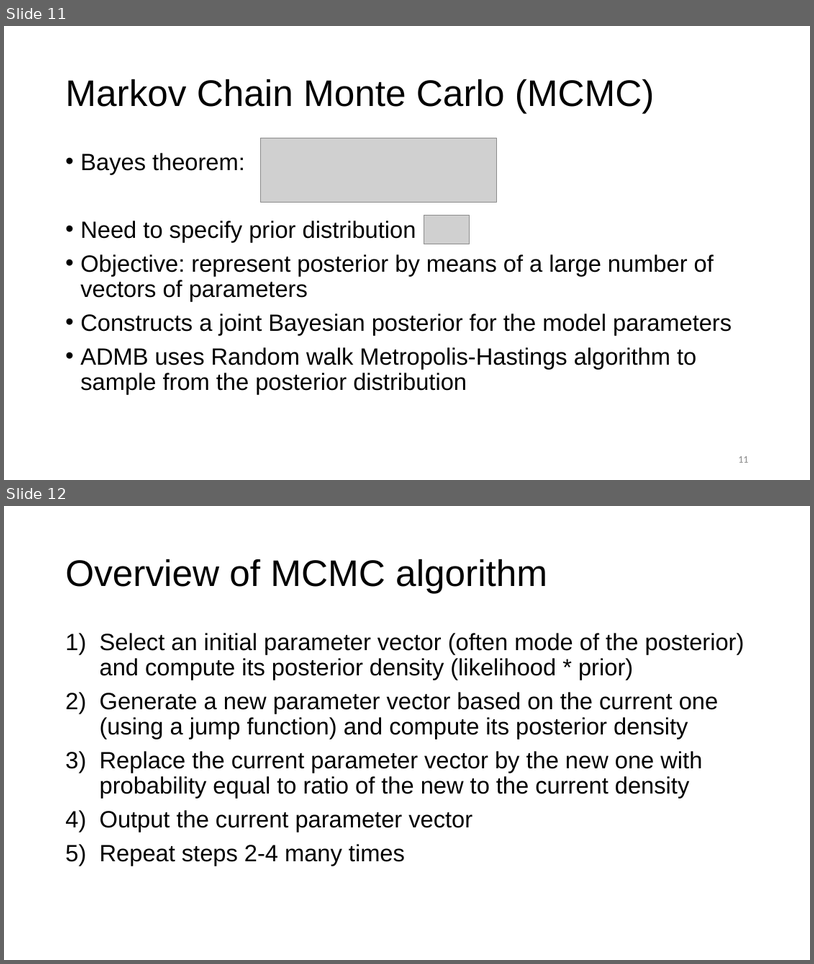
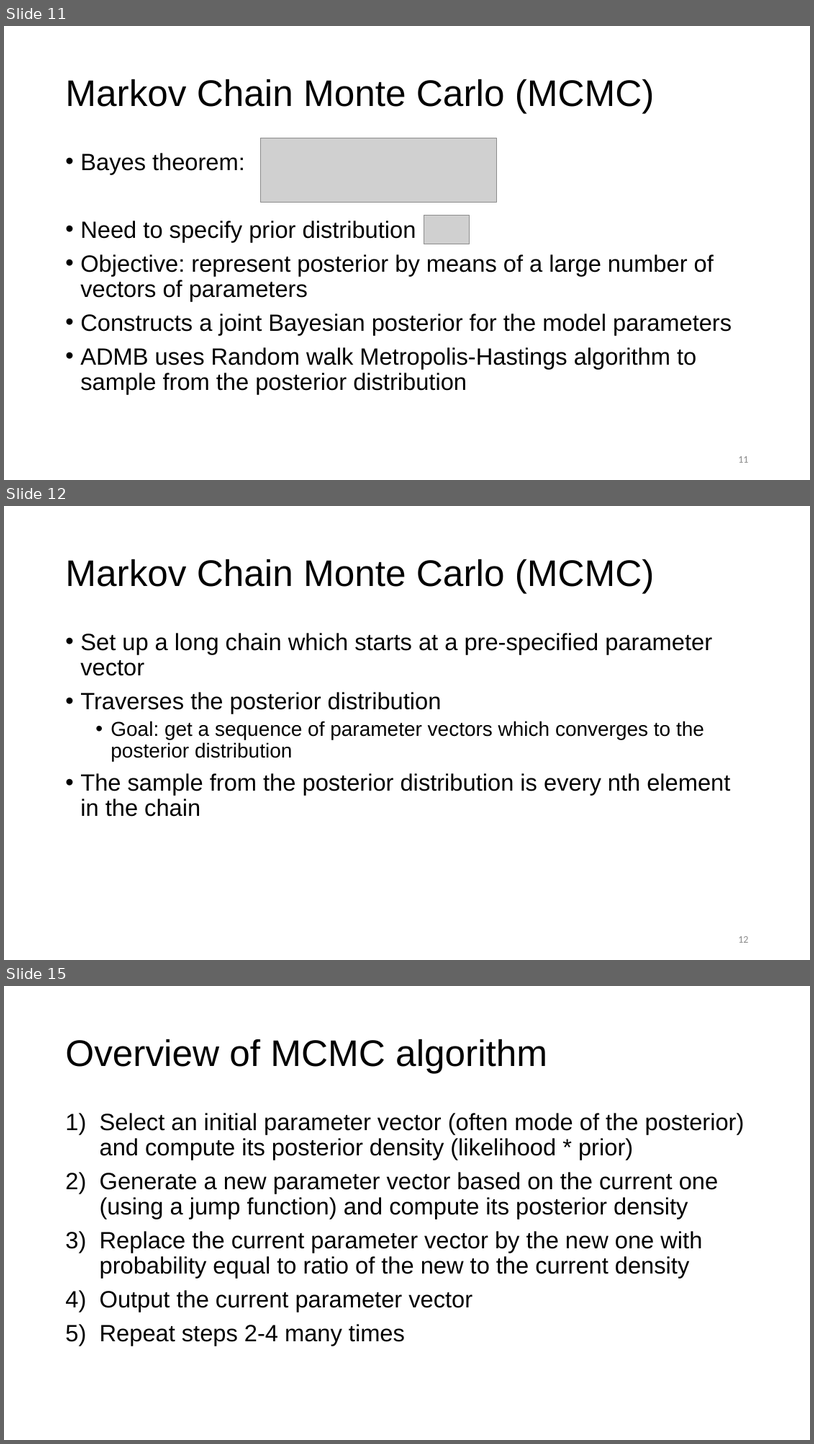
Before and after one commit to merrillrudd/ADMB_course, a slide deck: Day2/2c_Uncertainty/Uncertainty.pptx. Shown one above the other, each under a label of ours: slides 11 and 12 before the commit, slides 11, 12 and 15 after it; the slides between them are not shown. The pictures are 814x964 and 814x1444 pixels, drawn with LibreOffice and Linux fonts; fonts in the diff are those of the drawing; grey boxes stand for pictures. Boxes give left, top, right and bottom in pixels: in the first picture for what was removed or moved away, otherwise in the second. Text is boxed around its words. In the diff, an @@ line names an element or a change of style, - is before the commit and + after.

```diff
--- a/Day2/2c_Uncertainty/Uncertainty.pptx
+++ b/Day2/2c_Uncertainty/Uncertainty.pptx
@@ slide 12 added at <box>4,506,810,960</box>, background #FFFFFF @@
@@ title added at <box>65,559,655,593</box>, 44 pt, text #000000 @@
+Markov Chain Monte Carlo (MCMC)
@@ text added at <box>80,633,730,816</box>, 28 pt, text #000000 @@
+• Set up a long chain which starts at a pre-specified parameter vector
+• Traverses the posterior distribution
+  • Goal: get a sequence of parameter vectors which converges to the posterior distribution
+• The sample from the posterior distribution is every nth element in the chain
@@ page number added at <box>738,936,748,942</box>, 12 pt, text #8C8C8C @@
+12
@@ what was slide 12 is now slide 15 @@
```
Also in this commit, not shown: 1 slide changed, 3 other slides added, 45 other files.
